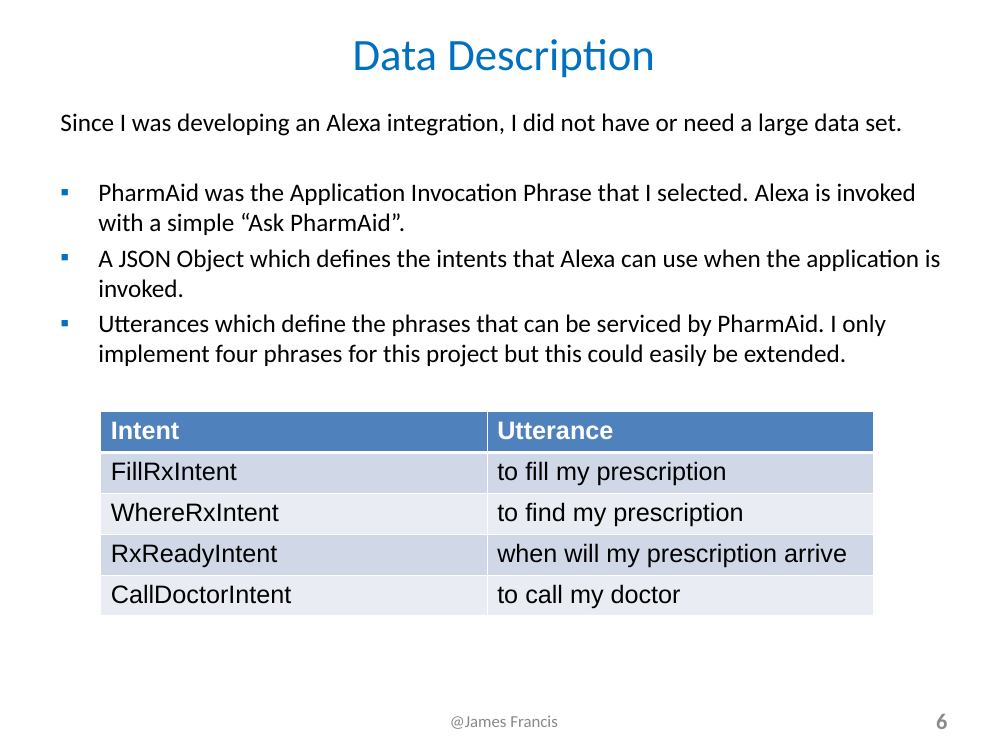
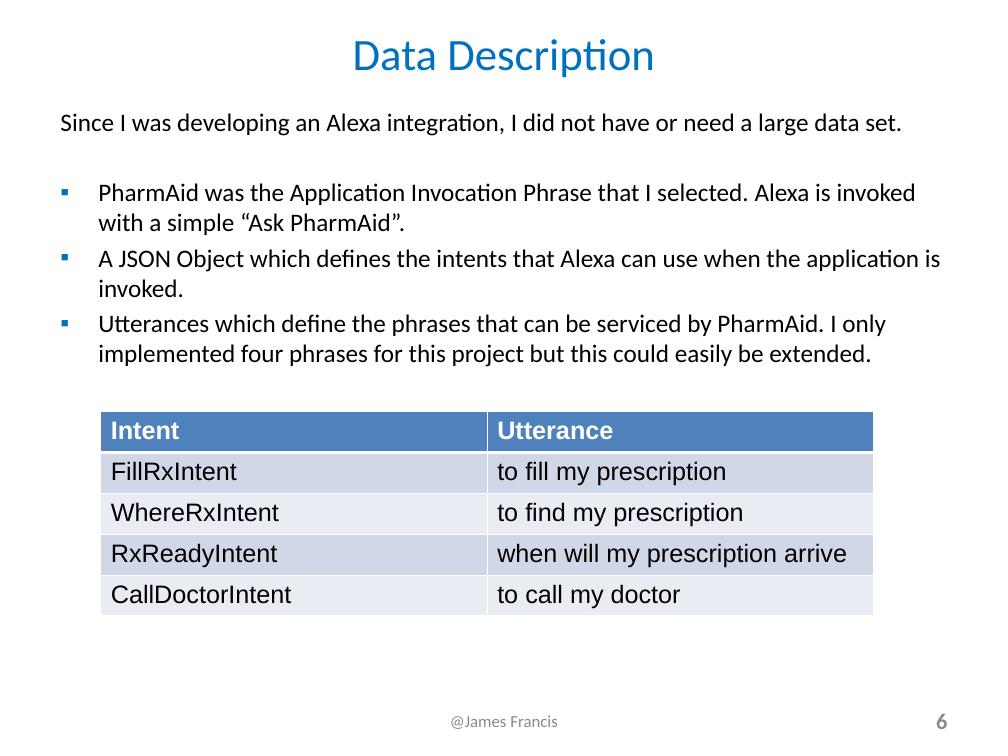
Before and after one commit to james-francis/DeepAzure-FinalProject, a slide deck: slide 6 of Alexa_JamesFrancis_Presentation.pptx. Drawn at 1008x756 pixels with LibreOffice and Linux fonts; fonts in the diff are those of the drawing. Boxes give left, top, right and bottom in pixels: in the first picture for what was removed or moved away, otherwise in the second. Text is boxed around its words. In the diff, an @@ line names an element or a change of style, - is before the commit and + after.

```diff
--- a/Alexa_JamesFrancis_Presentation.pptx
+++ b/Alexa_JamesFrancis_Presentation.pptx
@@ text at [98,314,886,367]: text changed @@
-▪ Utterances which define the phrases that can be serviced by PharmAid. I only implement four phrases for this project but this could easily be extended.
+▪ Utterances which define the phrases that can be serviced by PharmAid. I only implemented four phrases for this project but this could easily be extended.
```
Also in this commit, not shown: 10 other slides changed.
